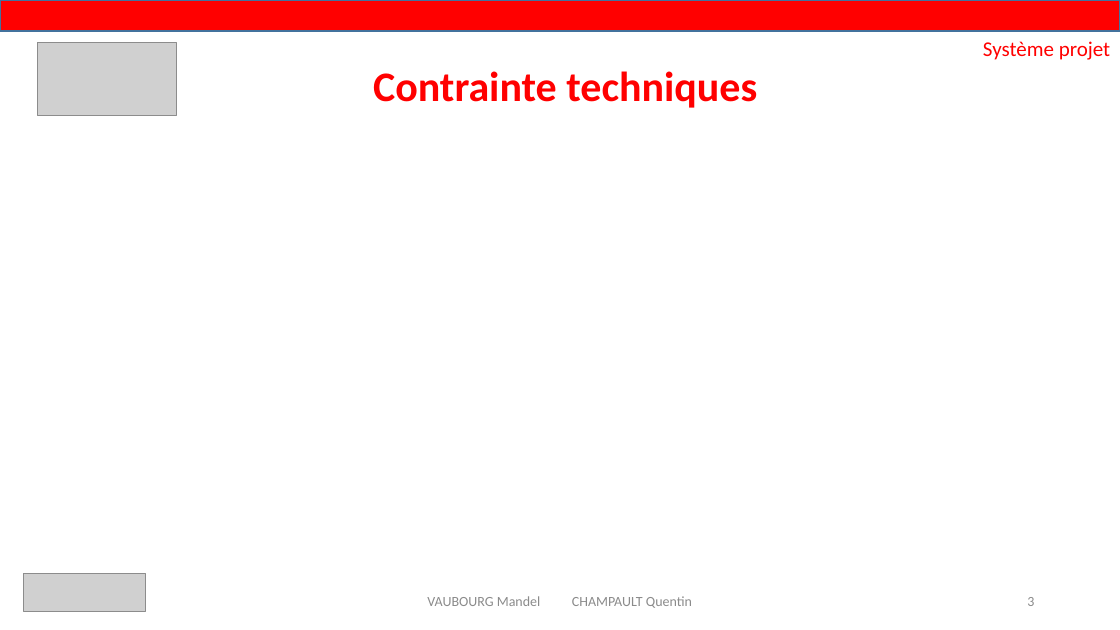
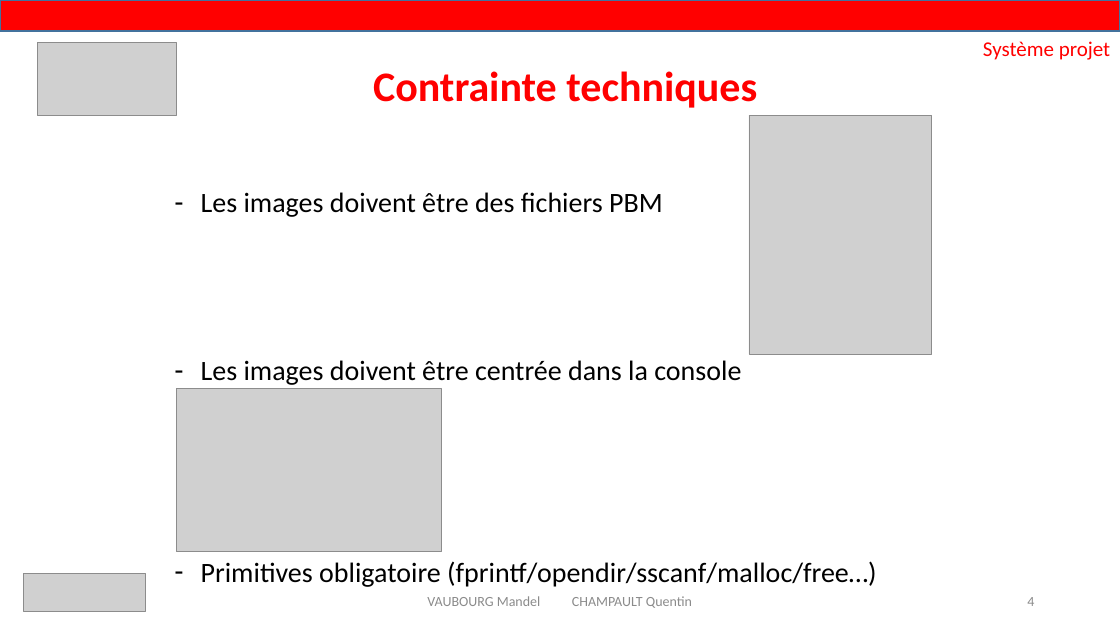
Before and after one commit to Akitoshi02/ExiaScreen, a slide deck: slide 4 of Rapport de fin + Powerpoint/exia.pptx (slide 3 before the commit). Drawn at 1120x630 pixels with LibreOffice and Linux fonts; fonts in the diff are those of the drawing; grey boxes stand for pictures. Boxes give left, top, right and bottom in pixels: in the first picture for what was removed or moved away, otherwise in the second. Text is boxed around its words. In the diff, an @@ line names an element or a change of style, - is before the commit and + after.

```diff
--- a/Rapport de fin + Powerpoint/exia.pptx
+++ b/Rapport de fin + Powerpoint/exia.pptx
@@ picture added at (749,115,933,354) @@
@@ text added at (201,192,877,587), 24 pt, text #000000 @@
+– Les images doivent être des fichiers PBM
+– Les images doivent être centrée dans la console
+– Primitives obligatoire (fprintf/opendir/sscanf/malloc/free…)
@@ picture added at (176,388,441,551) @@
@@ page number at (1027,597,1034,606): text changed @@
-3
+4
```
Also in this commit, not shown: 5 other slides changed, 12 slides added.
